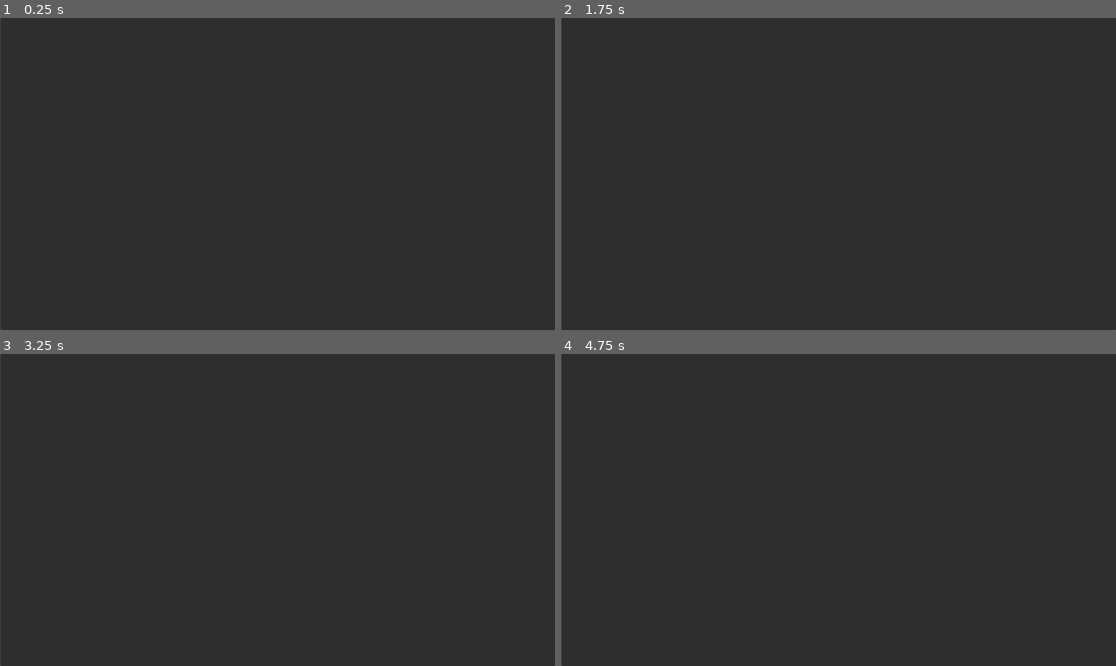
Above: before the commit, frames 1-4 (two rows, left to right).
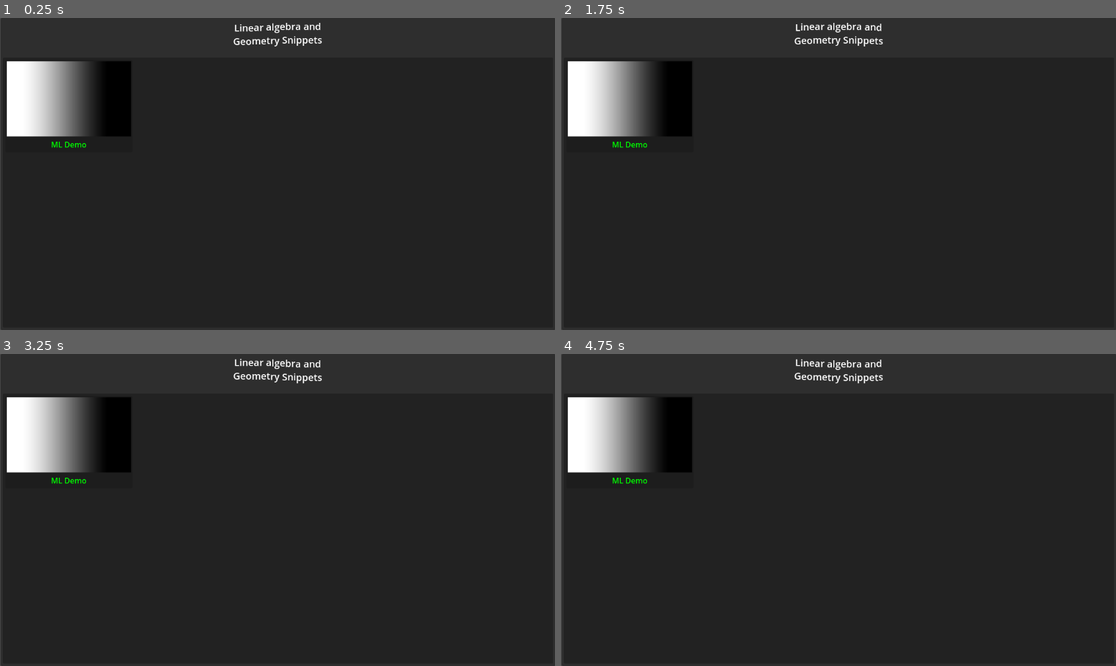
Above: after the commit, the same moments.

Repository: Amose3535/LiLa
Game: Godot game, scene res://Main/Scenes/main.tscn
Two runs of this game, one before a commit and one after it. Both use one fixed random seed, a clock stepped at 60 frames per second and the inputs below.
Inputs:
- Up to frame 1 (0.25 s): no input
- Up to frame 2 (1.75 s): tap Enter at 0.5 s; tap Space at 1.25 s
- Up to frame 3 (3.25 s): tap Enter at 2 s; tap Space at 2.75 s
- Up to frame 4 (4.75 s): tap Enter at 3.5 s; tap Space at 4.25 s

The runs differ from the first frame. In frame 1, 5.2% of the frame differs, in the area x 1-59%, y 1-42%; in frame 2, 5.2%; in frame 3, 5.2%; in frame 4, 5.2%.

Commit message:
Updated LiLa

Diff:
--- a/Main/Scenes/main.tscn
+++ b/Main/Scenes/main.tscn
@@ -1,6 +1,13 @@
-[gd_scene load_steps=2 format=3 uid="uid://bkwlofpfagois"]
+[gd_scene load_steps=4 format=3 uid="uid://bkwlofpfagois"]
 
 [ext_resource type="Script" path="res://Main/Scripts/main.gd" id="1_b2syt"]
+
+[sub_resource type="Curve" id="Curve_005gm"]
+_data = [Vector2(0, 1), 0.0, 0.570175, 0, 0, Vector2(1, 0), 0.897436, 0.0, 0, 0]
+point_count = 2
+
+[sub_resource type="CurveTexture" id="CurveTexture_butyc"]
+curve = SubResource("Curve_005gm")
 
 [node name="Main" type="PanelContainer"]
 anchors_preset = 15
@@ -14,6 +21,101 @@
 
 [node name="MarginContainer" type="MarginContainer" parent="."]
 layout_mode = 2
+theme_override_constants/margin_left = 5
+theme_override_constants/margin_top = 5
+theme_override_constants/margin_right = 5
+theme_override_constants/margin_bottom = 5
 
 [node name="Control" type="Control" parent="MarginContainer"]
 layout_mode = 2
+
+[node name="RichTextLabel" type="RichTextLabel" parent="MarginContainer/Control"]
+layout_mode = 1
+anchors_preset = 5
+anchor_left = 0.5
+anchor_right = 0.5
+offset_left = -124.0
+offset_right = 124.0
+offset_bottom = 61.0
+grow_horizontal = 2
+bbcode_enabled = true
+text = "[center][wave speed=100][font size=20]Linear algebra and Geometry Snippets[/font][/wave][/center]"
+scroll_active = false
+shortcut_keys_enabled = false
+
+[node name="PanelContainer" type="PanelContainer" parent="MarginContainer/Control"]
+layout_mode = 1
+anchors_preset = 15
+anchor_right = 1.0
+anchor_bottom = 1.0
+offset_top = 77.0
+grow_horizontal = 2
+grow_vertical = 2
+
+[node name="MarginContainer" type="MarginContainer" parent="MarginContainer/Control/PanelContainer"]
+layout_mode = 2
+theme_override_constants/margin_left = 5
+theme_override_constants/margin_top = 5
+theme_override_constants/margin_right = 5
+theme_override_constants/margin_bottom = 5
+
+[node name="Control" type="Control" parent="MarginContainer/Control/PanelContainer/MarginContainer"]
+layout_mode = 2
+
+[node name="GridContainer" type="GridContainer" parent="MarginContainer/Control/PanelContainer/MarginContainer/Control"]
+layout_mode = 1
+anchors_preset = 15
+anchor_right = 1.0
+anchor_bottom = 1.0
+grow_horizontal = 2
+grow_vertical = 2
+theme_override_constants/h_separation = 289
+theme_override_constants/v_separation = 274
+columns = 4
+
+[node name="Control" type="Control" parent="MarginContainer/Control/PanelContainer/MarginContainer/Control/GridContainer"]
+layout_mode = 2
+
+[node name="Panel" type="Panel" parent="MarginContainer/Control/PanelContainer/MarginContainer/Control/GridContainer/Control"]
+layout_mode = 0
+offset_right = 264.0
+offset_bottom = 192.0
+
+[node name="MarginContainer" type="MarginContainer" parent="MarginContainer/Control/PanelContainer/MarginContainer/Control/GridContainer/Control/Panel"]
+layout_mode = 1
+anchors_preset = 15
+anchor_right = 1.0
+anchor_bottom = 1.0
+grow_horizontal = 2
+grow_vertical = 2
+theme_override_constants/margin_left = 3
+theme_override_constants/margin_top = 3
+theme_override_constants/margin_right = 3
+theme_override_constants/margin_bottom = 3
+
+[node name="Control" type="Control" parent="MarginContainer/Control/PanelContainer/MarginContainer/Control/GridContainer/Control/Panel/MarginContainer"]
+layout_mode = 2
+
+[node name="RichTextLabel" type="RichTextLabel" parent="MarginContainer/Control/PanelContainer/MarginContainer/Control/GridContainer/Control/Panel/MarginContainer/Control"]
+layout_mode = 1
+anchors_preset = 12
+anchor_top = 1.0
+anchor_right = 1.0
+anchor_bottom = 1.0
+offset_top = -25.0
+grow_horizontal = 2
+grow_vertical = 0
+bbcode_enabled = true
+text = "[center][color=green]ML Demo[/color][/center]"
+scroll_active = false
+shortcut_keys_enabled = false
+
+[node name="TextureRect" type="TextureRect" parent="MarginContainer/Control/PanelContainer/MarginContainer/Control/GridContainer/Control/Panel/MarginContainer/Control"]
+layout_mode = 1
+anchors_preset = 15
+anchor_right = 1.0
+anchor_bottom = 1.0
+offset_bottom = -30.0
+grow_horizontal = 2
+grow_vertical = 2
+texture = SubResource("CurveTexture_butyc")
--- a/Main/Scripts/core/classes/NeuralNetwork/DenseLayer.gd
+++ b/Main/Scripts/core/classes/NeuralNetwork/DenseLayer.gd
@@ -40,10 +40,16 @@
 
 	# If from is an Array like [input_size : int, output_size : int]
 	if from is Array and from.size() == 2 and typeof(from[0]) == TYPE_INT and typeof(from[1]) == TYPE_INT:
-		var input_size = from[0]
-		var output_size = from[1]
-		weights = Matrix.random(output_size, input_size, [-1.0, 1.0])
-		bias = Matrix.generate_matrix(output_size, 1, 0.0)
+		var input_dim = from[0]
+		var output_dim = from[1]
+		weights = Matrix.random(output_dim, input_dim, [-1.0, 1.0])
+		bias = Matrix.generate_matrix(output_dim, 1, 0.0)
+		return
+	elif from is Array and from.size() == 3 and typeof(from[0]) == TYPE_INT and typeof(from[1]) == TYPE_INT and typeof(from[2]) == TYPE_ARRAY:
+		var input_dim = from[0]
+		var output_dim = from[1]
+		weights = Matrix.random(output_dim, input_dim, from[2])
+		bias = Matrix.generate_matrix(output_dim, 1, 0.0)
 		return
 
 	push_error("DenseLayer init error: Unsupported init format.")
@@ -51,9 +57,9 @@
 
 ## Performs the forward pass of the layer
 func forward(input: Matrix) -> Matrix:
-	print("weights: ", weights.rows, "x", weights.columns)
-	print("input: ", input.rows, "x", input.columns)
-	print("bias: ", bias.rows, "x", bias.columns)
+	#print("weights: ", weights.rows, "x", weights.columns)
+	#print("input: ", input.rows, "x", input.columns)
+	#print("bias: ", bias.rows, "x", bias.columns)
 	var z = weights.row_column_mult(input).add(bias)
 	return z.map(func(x): return 1.0 / (1.0 + exp(-x)))  # sigmoid
 
@@ -66,8 +72,13 @@
 		return
 
 	# --- FORWARD PASS ---
+	#Matrix.debug_shape(weights,"Weights")
+	#Matrix.debug_shape(input,"Input")
+	#Matrix.debug_shape(bias,"Bias")
 	var z = weights.row_column_mult(input).add(bias)
+	#Matrix.debug_shape(z,"Z")
 	var output = z.map(func(x): return 1.0 / (1.0 + exp(-x)))  # sigmoid(x)
+	#Matrix.debug_shape(output,"Output")
 
 	# --- CALCULATE ERROR ---
 	var error = Matrix.new(target).subtract(output) # copy the target matrix onto a new one and subtract from ti theoutput. That's the error
@@ -79,7 +90,7 @@
 	var delta = error.hadamard_mult(gradient)
 
 	# --- gradient descent step ---
-	var delta_weights = delta.row_column_mult(input.transpose()).multiply_by(learning_rate)
+	var delta_weights = delta.row_column_mult(Matrix.new(input).transpose()).multiply_by(learning_rate)
 	var delta_bias = delta.multiply_by(learning_rate)
 
 	# --- UPDATE weights and bias ---
--- /dev/null
+++ b/Main/Scripts/core/classes/NeuralNetwork/NeuralNetwork.gd
@@ -0,0 +1,67 @@
+class_name NeuralNetwork
+extends Object
+
+var layers: Array[DenseLayer] = []
+
+func _init():
+	layers = []
+
+func add_layer(layer: DenseLayer) -> void:
+	layers.append(layer)
+
+func forward(input: Matrix) -> Matrix:
+	var current_output = input
+	for layer in layers:
+		current_output = layer.forward(current_output)
+	return current_output
+
+## Train the entire neural network on a single input-target pair.
+func train(input: Matrix, target: Matrix, learning_rate: float = 0.1) -> void:
+	# === FORWARD PASS ===
+	var activations: Array[Matrix] = []   # salviamo gli output di ogni layer
+	var current_output = input
+	activations.append(current_output)    # salviamo anche l’input come "output" del layer -1
+
+	for layer in layers:
+		current_output = layer.forward(current_output)
+		activations.append(current_output)
+
+	# === BACKWARD PASS ===
+	var error = Matrix.new(target).subtract(current_output)  # errore finale: target - output
+	var delta = error.hadamard_mult(activations.back().map(
+		func(x): return x * (1.0 - x)  # derivata della sigmoid
+	))
+
+	# Loop a ritroso nei layer
+	for i in range(layers.size() - 1, -1, -1):
+		var layer = layers[i]
+		var prev_activation = activations[i]
+
+		# Aggiorna i pesi e bias del layer corrente
+		var weight_update = delta.row_column_mult(Matrix.new(prev_activation).transpose()).multiply_by(learning_rate)
+		var bias_update = delta.multiply_by(learning_rate)
+
+		layer.weights.add(weight_update)
+		layer.bias.add(bias_update)
+
+		# Se non siamo al primo layer, calcola il delta per il layer precedente
+		if i > 0:
+			var prev_output = activations[i]
+			var deriv = prev_output.map(func(x): return x * (1.0 - x))  # sigmoid'
+			delta = Matrix.new(layer.weights).transpose().row_column_mult(delta).hadamard_mult(deriv)
+
+## Computes the loss of
+func compute_loss(inputs: Array, targets: Array) -> float:
+	if inputs.size() != targets.size():
+		push_error("compute_loss(): Inputs and targets size mismatch.")
+		return -1.0
+
+	var total_loss := 0.0
+	for i in range(inputs.size()):
+		var prediction = forward(inputs[i])
+		var target = targets[i]
+		var error = target.subtract(prediction)
+		var squared_error = error.map(func(x): return x * x)
+		total_loss += squared_error.elements[0][0]  # only 1 output assumed
+
+	return total_loss / inputs.size()
--- a/Main/Scripts/core/classes/matrix.gd
+++ b/Main/Scripts/core/classes/matrix.gd
@@ -1,6 +1,6 @@
 ## A class used to do implement matrices and their most important operations
 class_name Matrix
-extends Object
+extends RefCounted # RefCounted>Object cause with huge amounts of matrices they auto-clean themselves when not used anymore
 
 #region Internal variables
 
@@ -782,4 +782,12 @@
 static func printm(matrix : Matrix) -> void:
 	for i in range(matrix.rows):
 		print(matrix.elements[i])
+
+
+## helps debug errors with matrices
+static func debug_shape(matrix: Matrix, label: String = "") -> void:
+	var prefix = label + ": " if label != "" else ""
+	print("%sMatrix %s | r*c: %s×%s | Valid: %s" % [
+		prefix, matrix, matrix.rows, matrix.columns, matrix.is_valid()
+	])
 #endregion
--- a/Main/Scripts/core/core.gd
+++ b/Main/Scripts/core/core.gd
@@ -6,7 +6,8 @@
 func _ready():
 	if OS.has_feature("debug"):
 		#core.test_matrix_class()
-		core.test_dense_layer_training()
+		#core.test_dense_layer_training()
+		core.test_neural_network_xor(6,0.2,8000)
 
 
 # Called every frame. 'delta' is the elapsed time since the previous frame.
@@ -83,6 +84,19 @@
 	var layer = DenseLayer.new([2, 1])  # 2 input → 1 output
 	var input = Matrix.new([[1.0], [0.0]])  # colonna da 2 righe
 	var target = Matrix.new([[1.0]])  # voglio che produca 1
+	#Matrix.debug_shape(layer.weights,"Layer Weights")
+	#Matrix.debug_shape(layer.bias,"Layer Bias")
+	#Matrix.debug_shape(input,"Input")
+	#Matrix.debug_shape(target,"Target")
+	print("Layer Weights:")
+	Matrix.printm(layer.weights)
+	print("Layer Bias:")
+	Matrix.printm(layer.bias)
+	print("Input Matrix:")
+	Matrix.printm(input)
+	print("Input Target:")
+	Matrix.printm(target)
+
 
 	# === PRIMA DEL TRAINING ===
 	print("\n=== BEFORE TRAINING ===")
@@ -91,9 +105,13 @@
 	Matrix.printm(output_before)
 
 	# === ALLENAMENTO ===
-	for i in range(1000):
-
+	for i in range(1001):
 		layer.train(input, target, 0.1)
+		if i % 100 == 0:
+			var step_output = layer.forward(input)
+			print("Epoch %d | Output: " % i)
+			Matrix.printm(step_output)
+
 
 	# === DOPO IL TRAINING ===
 	print("\n=== AFTER TRAINING ===")
@@ -107,4 +125,80 @@
 	print("Bias:\n")
 	Matrix.printm(layer.bias)
 
+func test_neural_network_xor(layer_neuron_number : int = 5, learning_rate : float = 0.1, training_cycles: int = 5000):
+	## input
+	print("\n=== XOR TEST START ===")
+
+	# Crea la rete neurale
+	var net = NeuralNetwork.new()
+	# the first "2" is the size of the inputs (for example [[0.0], [1.0]] is of size 2)
+	net.add_layer(DenseLayer.new([2, layer_neuron_number, [-2, 2]]))  # Hidden layer w/ layer_neuron_number neurons + random weight init interval -> [-2; 2]
+	net.add_layer(DenseLayer.new([layer_neuron_number, 1]))  # Output layer con 1 neurone
+
+	# XOR dataset esteso (20 esempi con valori binari e frazionari)
+	var dataset : Dictionary = {
+		Matrix.new([[0.0], [0.0]]) : Matrix.new([[0.0]]),
+		Matrix.new([[0.0], [1.0]]) : Matrix.new([[1.0]]),
+		Matrix.new([[1.0], [0.0]]) : Matrix.new([[1.0]]),
+		Matrix.new([[1.0], [1.0]]) : Matrix.new([[0.0]]),
+		Matrix.new([[0.5], [0.5]]) : Matrix.new([[0.0]]),  # [0.5, 0.5] ~ uguali
+		Matrix.new([[0.0], [0.5]]) : Matrix.new([[1.0]]),
+		Matrix.new([[0.5], [0.0]]) : Matrix.new([[1.0]]),
+		Matrix.new([[0.2], [0.8]]) : Matrix.new([[1.0]]),
+		Matrix.new([[0.8], [0.2]]) : Matrix.new([[1.0]]),
+		Matrix.new([[0.3], [0.3]]) : Matrix.new([[0.0]]),
+		Matrix.new([[0.7], [0.7]]) : Matrix.new([[0.0]]),
+		Matrix.new([[0.1], [0.9]]) : Matrix.new([[1.0]]),
+		Matrix.new([[0.9], [0.1]]) : Matrix.new([[1.0]]),
+		Matrix.new([[0.4], [0.6]]) : Matrix.new([[1.0]]),
+		Matrix.new([[0.6], [0.4]]) : Matrix.new([[1.0]]),
+		Matrix.new([[0.25], [0.75]]) : Matrix.new([[1.0]]),
+		Matrix.new([[0.75], [0.25]]) : Matrix.new([[1.0]]),
+		Matrix.new([[0.9], [0.9]]) : Matrix.new([[0.0]]),
+		Matrix.new([[0.1], [0.1]]) : Matrix.new([[0.0]]),
+		Matrix.new([[0.05], [0.95]]) : Matrix.new([[1.0]])
+	}
+
+	var inputs = dataset.keys()
+
+	var targets = dataset.values()
+
+
+	var FLAG_EPSILON_REACHED : bool = false
+	# Allenamento
+	for epoch in range(training_cycles+1):
+		for i in range(inputs.size()):
+			if !FLAG_EPSILON_REACHED:
+				net.train(inputs[i], targets[i], learning_rate)
+
+		if !FLAG_EPSILON_REACHED:
+			if epoch % 500 == 0:
+				var loss : float = net.compute_loss(inputs, targets)
+				if loss<=EPSILON:
+					FLAG_EPSILON_REACHED=true
+				print("Epoch %d, Loss=%s" %[epoch,loss])
+				for i in range(inputs.size()):
+					var out = net.forward(inputs[i])
+					print("Input: ", inputs[i].mat_to_str(), "→ Output: ", out.mat_to_str())
+			elif epoch == training_cycles:
+				print("Epoch %d" % epoch)
+				for i in range(inputs.size()):
+					var out = net.forward(inputs[i])
+					print("Input: ", inputs[i].mat_to_str(), "→ Output: ", out.mat_to_str())
+
+
+	# Risultato finale
+	print("\n=== XOR TEST END ===")
+	for i in range(inputs.size()):
+		var output = net.forward(inputs[i])
+		print("Input: ", inputs[i].mat_to_str(), "→ Output: ", output.mat_to_str())
+
+
+
+	print("=== PREDICTION TEST ===")
+	var input = Matrix.random(2,1,[0.0,1.0])
+	Matrix.printm(input)
+	print("|")
+	Matrix.printm(net.forward(input))
+
 #endregion
